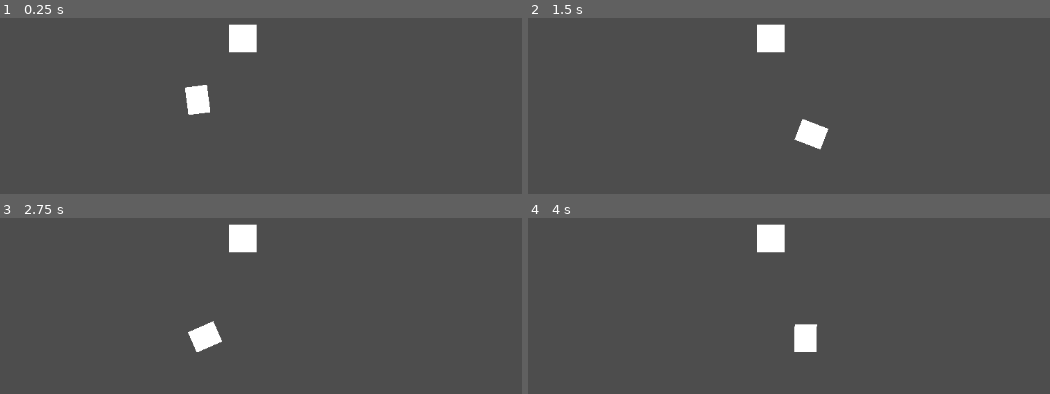
Above: before the commit, frames 1-4 (two rows, left to right).
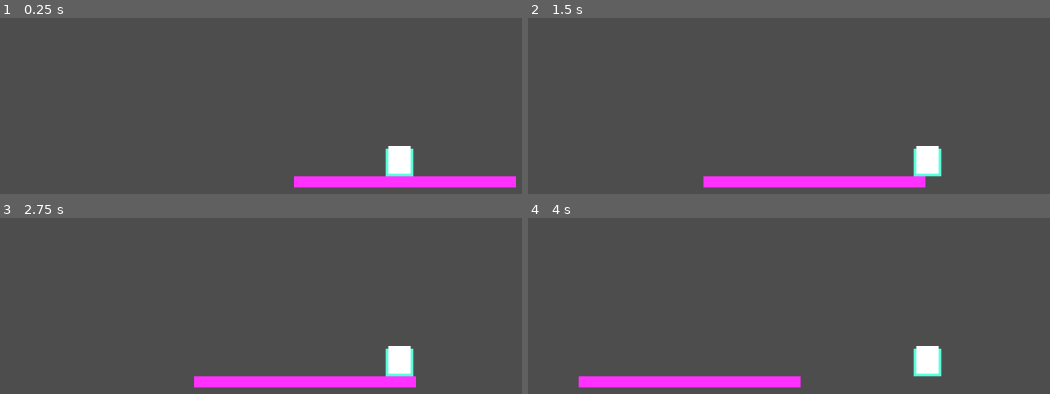
Above: after the commit, the same moments.

Repository: CaiusPenn/fishing-game
Game: Godot game, scene res://node_2d.tscn
The game is run twice, just before and just after one commit, with the same random seed, the same clock (stepped at 60 frames per second) and the same inputs. This scene is started directly instead of the project's main scene.
Inputs:
- Up to frame 1 (0.25 s): no input
- Up to frame 2 (1.5 s): tap Enter (ui_accept) at 0.5, 1.35 s; hold Enter (ui_accept) 0.53-1.28 s; hold Right (ui_right) from 0.53 s (still down)
- Up to frame 3 (2.75 s): tap Enter (ui_accept) at 1.52, 1.82 s; release Right (ui_right) at 2.03 s; hold Left (ui_left) from 2.03 s (still down); hold Enter (ui_accept) from 2.03 s (still down)
- Up to frame 4 (4 s): release Left (ui_left) at 2.78 s; release Enter (ui_accept) at 2.78 s; hold Right (ui_right) from 2.78 s (still down); tap Enter (ui_accept) at 2.85, 3.02, 3.32 s; hold Enter (ui_accept) from 3.53 s (still down)

The runs differ from the first frame. In frame 1, 5.4% of the frame differs, in the area x 35-99%, y 3-97%; in frame 2, 5.4%; in frame 3, 5.4%; in frame 4, 5.5%, in the area x 9-80%, y 3-97%.

Commit message:
hella progress (ANTON)

Diff:
--- /dev/null
+++ b/2.gd
@@ -0,0 +1,173 @@
+extends CharacterBody2D
+
+var line_length = 500.0
+var casting = false
+var cast_time = 0.0
+
+var time = 2
+
+var target_y = 0
+
+var reeled_in = 0.0
+const REELED_AMOUNT = 5
+const WALK_OFFSET = 3
+var walk_offset = 0
+
+
+func _ready() -> void:
+	self.target_y = $"../1".global_position.y
+	global_position = $"../1".global_position
+
+func _quadratic_bezier(t: float):
+	var p0 = Vector2(self.line_length - self.reeled_in+self.walk_offset, self.target_y)
+	var p1 = Vector2(self.line_length - self.reeled_in+self.walk_offset, (self.line_length - self.reeled_in)/2)
+	var p2 = Vector2(self.walk_offset, self.line_length - self.reeled_in)
+	var q0 = p0.lerp(p1, t)
+	var q1 = p1.lerp(p2, t)
+	var pos = q0.lerp(q1, t)
+	return pos
+
+func _physics_process(delta: float) -> void:
+	# wait a bit before running
+	#if count < 5:
+		#count += 1
+		#return
+	if self.casting:
+		self.cast_time += delta
+		global_position = self.get_cast_pos(self.cast_time)
+		return
+
+	if Input.is_action_just_pressed("ui_up"):
+		self.cast_rod()
+
+	if Input.is_action_pressed("ui_left"):
+		self.walk_offset -= WALK_OFFSET
+	elif Input.is_action_pressed("ui_right"):
+		self.walk_offset += WALK_OFFSET
+
+	# reel in the line if space is pressed
+	if Input.is_action_pressed("ui_accept"):
+		self.reeled_in = min(self.reeled_in + self.REELED_AMOUNT, self.line_length)
+
+	$"../1".global_position.x = self.walk_offset
+
+	if self.time >= 1:
+		global_position.x = self.walk_offset
+		if Input.is_action_pressed("ui_accept"):
+			global_position.y = max(global_position.y - self.REELED_AMOUNT, self.target_y)
+		return
+
+	if not self.casting:
+		self.time += delta / 3
+		global_position = self._quadratic_bezier(self.time)
+
+
+	#var y = self.calc_y(self.current_x)
+	#print(self.current_x, "  ", y)
+	#
+	## transform the x and y values to account for the line being reeled in
+	#var radius_ratio = ((self.line_length - self.reeled_in)/self.line_length)
+	#var xpos = radius_ratio * self.current_x
+	#var ypos = radius_ratio * y
+	#
+	## update lure postion. walk offset fucks it a bit
+	#global_position = Vector2(xpos+self.walk_offset, ypos)
+	#self.current_x -= self.x_inc * (1/radius_ratio)
+#
+
+func cast_rod():
+	if self.casting or global_position.y != self.target_y:
+		return
+	self.cast_time = 0.0
+	self.casting = true
+	self.time = 0.0
+	self.reeled_in = 0.0
+	global_position = Vector2(0, self.walk_offset+self.line_length)
+
+func get_cast_pos(t: float):
+	var p0 = Vector2(self.walk_offset, self.target_y)
+	var p1 = Vector2((self.line_length+self.walk_offset)/2, self.target_y-300)
+	var p2 = Vector2(self.line_length+self.walk_offset, self.target_y)
+	var q0 = p0.lerp(p1, t)
+	var q1 = p1.lerp(p2, t)
+	var pos = q0.lerp(q1, t)
+	if pos == p2:
+		self.casting = false
+	return pos
+#func step_cast():
+
+
+#func _ready() -> void:
+	#self.current_x = self.line_length
+	#global_position = Vector2(self.line_length, 0)
+	##self.line_length = self.current_x
+	#
+#func calc_y(x: float) -> float:
+	#"""Calculate the y for the given x value on the circumference of the circle
+	#y = sqr(r^2 - x^2)
+	#"""
+	#return pow(pow(self.line_length, 2) - pow(x, 2), 0.5)
+#
+#func _physics_process(delta: float) -> void:
+	## wait a bit before running
+	##if count < 5:
+		##count += 1
+		##return
+		#
+	#if global_position.y < 0:
+		#return
+	#
+	#if global_position.x <= 0:
+		#if Input.is_action_pressed("ui_accept"):
+			#global_position = global_position - Vector2(0,self.REELED_AMOUNT)
+		#return
+	#
+	## how does walking on a boat move the lure?
+	#if Input.is_action_pressed("ui_left"):
+		#self.walk_offset -= WALK_OFFSET
+	#elif Input.is_action_pressed("ui_right"):
+		#self.walk_offset += WALK_OFFSET
+		#
+	## reel in the line if space is pressed
+	#if Input.is_action_pressed("ui_accept"):
+		#self.reeled_in += self.REELED_AMOUNT
+		#
+	#var y = self.calc_y(self.current_x)
+	#print(self.current_x, "  ", y)
+	#
+	## transform the x and y values to account for the line being reeled in
+	#var radius_ratio = ((self.line_length - self.reeled_in)/self.line_length)
+	#var xpos = radius_ratio * self.current_x
+	#var ypos = radius_ratio * y
+	#
+	## update lure postion. walk offset fucks it a bit
+	#global_position = Vector2(xpos+self.walk_offset, ypos)
+	#self.current_x -= self.x_inc * (1/radius_ratio)
+
+
+
+
+	# Add the gravity.
+	#if not is_on_floor():
+	#	velocity = get_gravity() * Vector2(10,10) * delta
+
+	#if $".".position.y > 500:
+		#velocity.y = 0
+
+	# Handle jump.
+	#if Input.is_action_pressed("ui_up"):
+	#	velocity.y = JUMP_VELOCITY
+
+
+
+	#velocity.x = -200
+
+	# Get the input direction and handle the movement/deceleration.
+	# As good practice, you should replace UI actions with custom gameplay actions.
+	#var direction := Input.get_axis("ui_left", "ui_right")
+	#if direction:
+		#velocity.x = direction * SPEED
+	#else:
+		#velocity.x = move_toward(velocity.x, 0, SPEED)
+
+	#move_and_slide()
--- /dev/null
+++ b/casting.gd
@@ -0,0 +1,42 @@
+extends Chara
+
+var reset_state = false
+var moveVector: Vector2
+var pos = Vector2.ZERO
+var pos_y = Vector2.ZERO
+
+# Called every frame. 'delta' is the elapsed time since the previous frame.
+func _process(delta: float) -> void:
+	#pos
+
+	if Input.is_action_pressed("ui_up"):
+
+		var velocity = Vector2.ZERO
+		var input_vector = Vector2.ZERO
+
+		velocity.y -= 10
+		velocity.x -= 10
+
+		#translate(Vector2(1,1))
+		move_body(velocity)
+		#if velocity.length() > 0:
+			#velocity = velocity.normalized() * 400
+		#$".".sleeping = true
+		#$".".position += velocity * delta
+		#$".".sleeping = false
+
+func _integrate_forces(state):
+	if reset_state:
+		var t = Vector2.ZERO
+		var g = Vector2.ZERO
+		pos = $".".position
+		t.x = 1
+		#t.y = 600
+		g.y = 1
+		#g.x = 1
+		state.transform = Transform2D(t, g, pos)
+		reset_state = false
+
+func move_body(targetPos: Vector2):
+		moveVector = targetPos;
+		reset_state = true;
--- /dev/null
+++ b/fishing_line.gd
@@ -0,0 +1,13 @@
+extends Line2D
+
+
+# Called when the node enters the scene tree for the first time.
+func _ready() -> void:
+	add_point(to_local($"../Links/1/CollisionShape2D".global_position))
+	add_point(to_local($"../Links/2/CollisionShape2D".global_position))
+
+
+# Called every frame. 'delta' is the elapsed time since the previous frame.
+func _process(delta: float) -> void:
+	set_point_position(0, to_local($"../Links/1/CollisionShape2D".global_position))
+	set_point_position(1, to_local($"../Links/2/CollisionShape2D".global_position))
--- /dev/null
+++ b/main_menu.tscn
@@ -0,0 +1,3 @@
+[gd_scene format=3 uid="uid://ss24ba5bbt4d"]
+
+[node name="MainMenu" type="Node2D"]
--- a/node_2d.tscn
+++ b/node_2d.tscn
@@ -1,19 +1,27 @@
-[gd_scene load_steps=3 format=3 uid="uid://c7skxs3av640d"]
+[gd_scene load_steps=6 format=3 uid="uid://c7skxs3av640d"]
+
+[ext_resource type="Script" path="res://2.gd" id="1_3pa1p"]
+[ext_resource type="Script" path="res://fishing_line.gd" id="2_ggfmw"]
 
 [sub_resource type="RectangleShape2D" id="RectangleShape2D_4v257"]
-size = Vector2(42, 42)
+size = Vector2(40, 40)
 
 [sub_resource type="RectangleShape2D" id="RectangleShape2D_mxdg6"]
 size = Vector2(32, 40)
 
+[sub_resource type="RectangleShape2D" id="RectangleShape2D_t1wap"]
+size = Vector2(0.0800005, 0.100013)
+
 [node name="Node2D" type="Node2D"]
-position = Vector2(184, 144)
+position = Vector2(-432, 49)
 
 [node name="Links" type="Node2D" parent="."]
+position = Vector2(328, -33)
 
 [node name="1" type="RigidBody2D" parent="Links"]
-position = Vector2(166, 1)
+position = Vector2(16, 0)
 freeze = true
+metadata/_edit_group_ = true
 
 [node name="ColorRect" type="ColorRect" parent="Links/1"]
 anchors_preset = 8
@@ -28,14 +36,16 @@
 grow_horizontal = 2
 grow_vertical = 2
 pivot_offset = Vector2(20, 21)
+color = Color(0.346646, 1, 0.866297, 1)
 metadata/_edit_use_anchors_ = true
 
 [node name="CollisionShape2D" type="CollisionShape2D" parent="Links/1"]
-position = Vector2(4.76837e-07, -4.76837e-07)
 shape = SubResource("RectangleShape2D_4v257")
 
-[node name="2" type="RigidBody2D" parent="Links"]
-position = Vector2(-554, -343)
+[node name="2" type="CharacterBody2D" parent="Links"]
+position = Vector2(248, 64)
+script = ExtResource("1_3pa1p")
+metadata/_edit_group_ = true
 
 [node name="ColorRect" type="ColorRect" parent="Links/2"]
 anchors_preset = 8
@@ -43,22 +53,50 @@
 anchor_top = 0.5
 anchor_right = 0.5
 anchor_bottom = 0.5
-offset_left = 632.0
-offset_top = 392.0
-offset_right = 664.0
-offset_bottom = 432.0
+offset_left = -16.0
+offset_top = -24.0
+offset_right = 16.0
+offset_bottom = 16.0
 grow_horizontal = 2
 grow_vertical = 2
 pivot_offset = Vector2(16, 20)
 metadata/_edit_use_anchors_ = true
 
 [node name="CollisionShape2D" type="CollisionShape2D" parent="Links/2"]
-position = Vector2(648, 412)
+position = Vector2(0, -4)
 shape = SubResource("RectangleShape2D_mxdg6")
 
-[node name="DampedSpringJoint2D" type="DampedSpringJoint2D" parent="."]
-position = Vector2(166, 1)
-rotation = 0.785397
-node_a = NodePath("../Links/1")
-node_b = NodePath("../Links/2")
-length = 100.0
+[node name="Camera2D" type="Camera2D" parent="Links/2"]
+
+[node name="Border" type="StaticBody2D" parent="."]
+position = Vector2(64, -24)
+
+[node name="ColorRect" type="ColorRect" parent="."]
+offset_left = 280.0
+offset_top = -13.0
+offset_right = 600.0
+offset_bottom = 3.0
+color = Color(1, 0.192157, 1, 1)
+
+[node name="WorldBorder" type="StaticBody2D" parent="."]
+position = Vector2(236, 303)
+scale = Vector2(100, 100)
+collision_mask = 0
+
+[node name="CollisionShape2D" type="CollisionShape2D" parent="WorldBorder"]
+position = Vector2(0.36, -3.28)
+rotation = 0.000154024
+shape = SubResource("RectangleShape2D_t1wap")
+debug_color = Color(0.914262, 0.20429, 0.524317, 0.42)
+
+[node name="CollisionShape2D2" type="CollisionShape2D" parent="WorldBorder"]
+position = Vector2(3.72, -3.27)
+shape = SubResource("RectangleShape2D_t1wap")
+debug_color = Color(0.914262, 0.20429, 0.524317, 0.42)
+
+[node name="Line2D" type="Line2D" parent="."]
+z_index = -2
+position = Vector2(19.3177, 3.92308)
+scale = Vector2(0.939252, 1.84615)
+width = 2.0
+script = ExtResource("2_ggfmw")
--- a/player.tscn
+++ b/player.tscn
@@ -6,18 +6,6 @@
 [ext_resource type="Texture2D" uid="uid://c8ngewui0oiq8" path="res://art/playerGrey_walk1.png" id="3_qg8sg"]
 [ext_resource type="Texture2D" uid="uid://ptlt4xvsw8aa" path="res://art/playerGrey_walk2.png" id="4_8nm8u"]
 [ext_resource type="Texture2D" uid="uid://bw056sm6gq4s0" path="res://art/rod.png" id="7_6xtd8"]
-
-[sub_resource type="GDScript" id="GDScript_rdcqw"]
-script/source = "extends Sprite2D
-
-
-@onready var lure = $Lure  # Reference to the Lure
-@onready var line = $Line2D  # Reference to the Line2D for the fishing line
-
-func _process(delta):
-	# Update the fishing line to follow the player and lure positions
-	pass  # Lure's position
-"
 
 [sub_resource type="SpriteFrames" id="SpriteFrames_r3pgi"]
 animations = [{
@@ -48,16 +36,14 @@
 radius = 55.0
 height = 134.0
 
+[sub_resource type="CapsuleShape2D" id="CapsuleShape2D_78ys4"]
+radius = 5.65686
+height = 463.862
+
 [node name="Player" type="CharacterBody2D"]
 position = Vector2(522, 319)
 collision_mask = 0
 script = ExtResource("1_mt8pl")
-
-[node name="Sprite2D2" type="Sprite2D" parent="."]
-position = Vector2(206, -159)
-scale = Vector2(0.26729, 0.26729)
-texture = ExtResource("7_6xtd8")
-script = SubResource("GDScript_rdcqw")
 
 [node name="Camera2D" type="Camera2D" parent="."]
 position = Vector2(51.3172, 15.1313)
@@ -70,3 +56,18 @@
 
 [node name="CollisionShape2D" type="CollisionShape2D" parent="."]
 shape = SubResource("CapsuleShape2D_a5tqs")
+
+[node name="RigidBody2D" type="RigidBody2D" parent="."]
+collision_layer = 0
+collision_mask = 0
+freeze = true
+
+[node name="Sprite2D2" type="Sprite2D" parent="RigidBody2D"]
+position = Vector2(206, -159)
+scale = Vector2(0.26729, 0.26729)
+texture = ExtResource("7_6xtd8")
+
+[node name="CollisionShape2D" type="CollisionShape2D" parent="RigidBody2D"]
+position = Vector2(198, -159)
+rotation = -2.35619
+shape = SubResource("CapsuleShape2D_78ys4")
